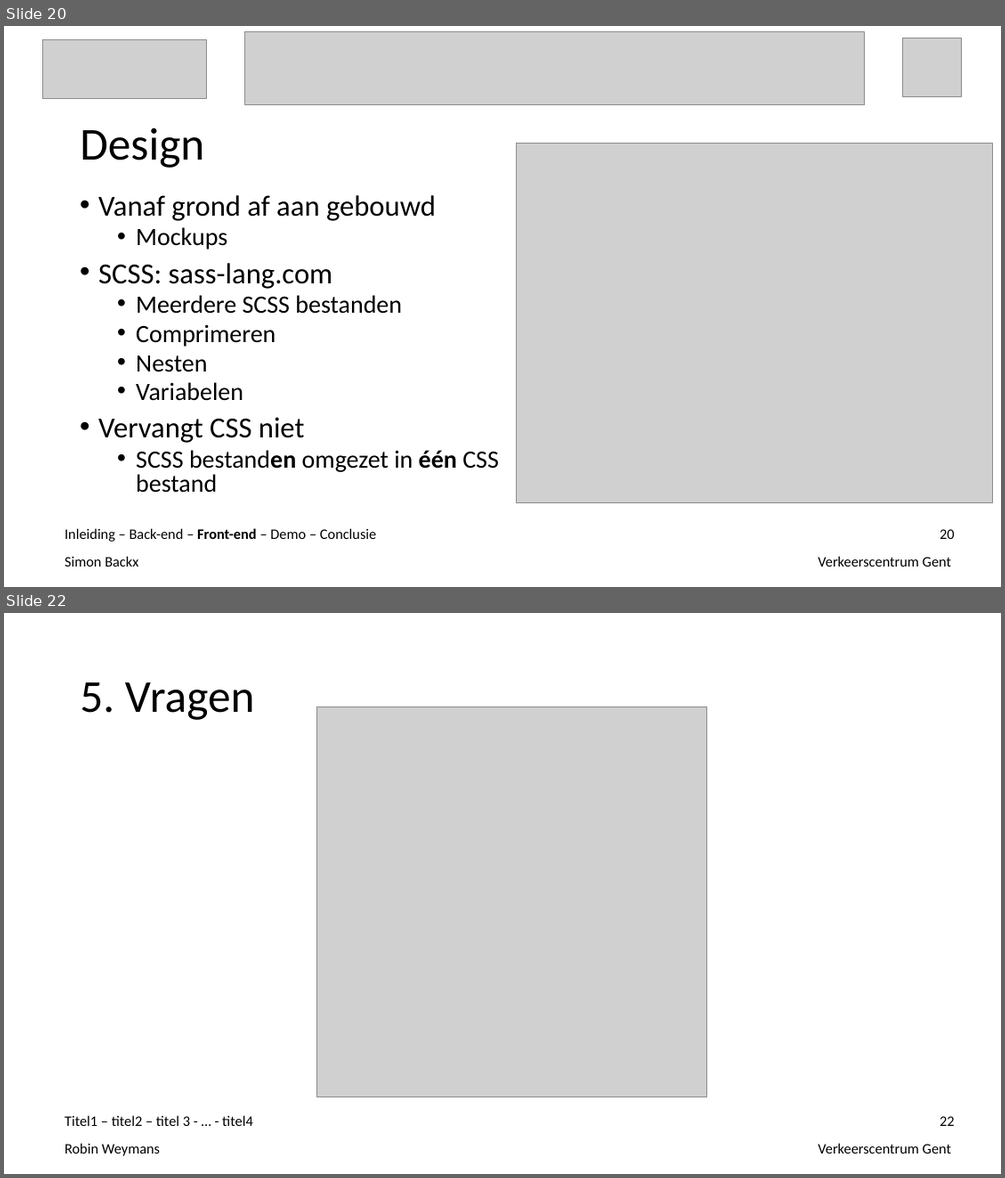
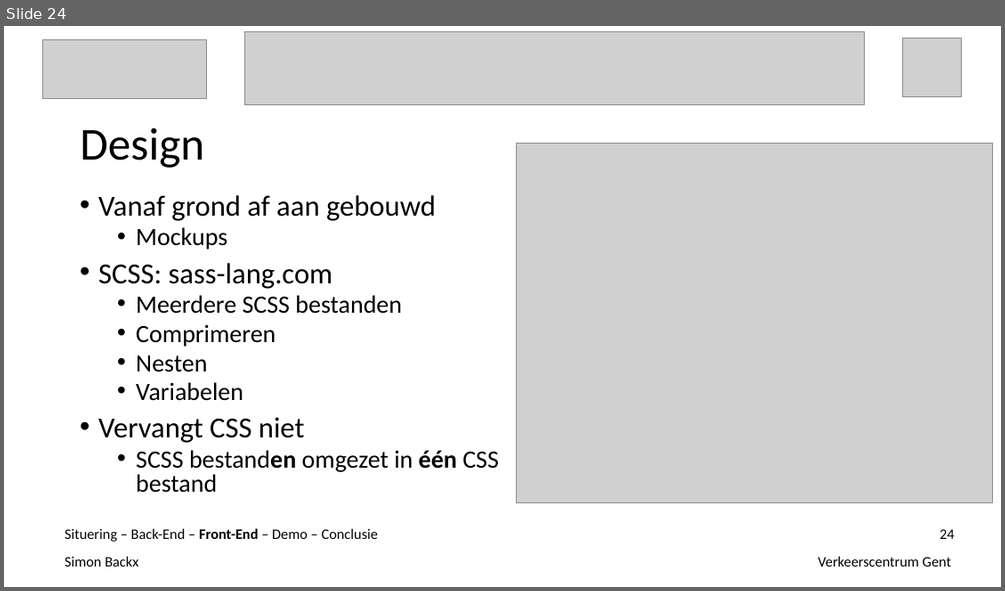
Before and after one commit to ghentlivinglab/Traffic-Travel-Time-Analyzer-1, a slide deck: Einddocumentatie/Presentatie.ppt. Shown one above the other, each under a label of ours: slides 20 and 22 before the commit, slide 24 after it; the slides between them are not shown. The pictures are 1005x1178 and 1005x591 pixels, drawn with LibreOffice and Linux fonts; fonts in the diff are those of the drawing; grey boxes stand for pictures. Boxes give left, top, right and bottom in pixels: in the first picture for what was removed or moved away, otherwise in the second. Text is boxed around its words. In the diff, an @@ line names an element or a change of style, - is before the commit and + after.

```diff
--- a/Einddocumentatie/Presentatie.ppt
+++ b/Einddocumentatie/Presentatie.ppt
@@ slide 22 removed at [4, 613, 1001, 1174], background #FFFFFF @@
@@ title removed at [80, 682, 255, 720] @@
-5. Vragen
@@ picture removed at [317, 707, 706, 1096] @@
@@ text removed at [65, 1115, 253, 1126] @@
-Titel1 – titel2 – titel 3 - … - titel4
@@ page number removed at [939, 1116, 955, 1126] @@
-22
@@ text removed at [65, 1143, 160, 1156] @@
-Robin Weymans
@@ text removed at [817, 1143, 951, 1153] @@
-Verkeerscentrum Gent
@@ what was slide 20 is now slide 24 @@
@@ slide 24 changed as well @@
@@ text at [65, 528, 378, 541]: text changed @@
-Inleiding – Back-end – Front-end – Demo – Conclusie
+Situering – Back-End – Front-End – Demo – Conclusie
@@ page number at [939, 529, 955, 539]: text changed @@
-20
+24
```
Also in this commit, not shown: 20 other slides changed, 6 slides added, 1 other file.
